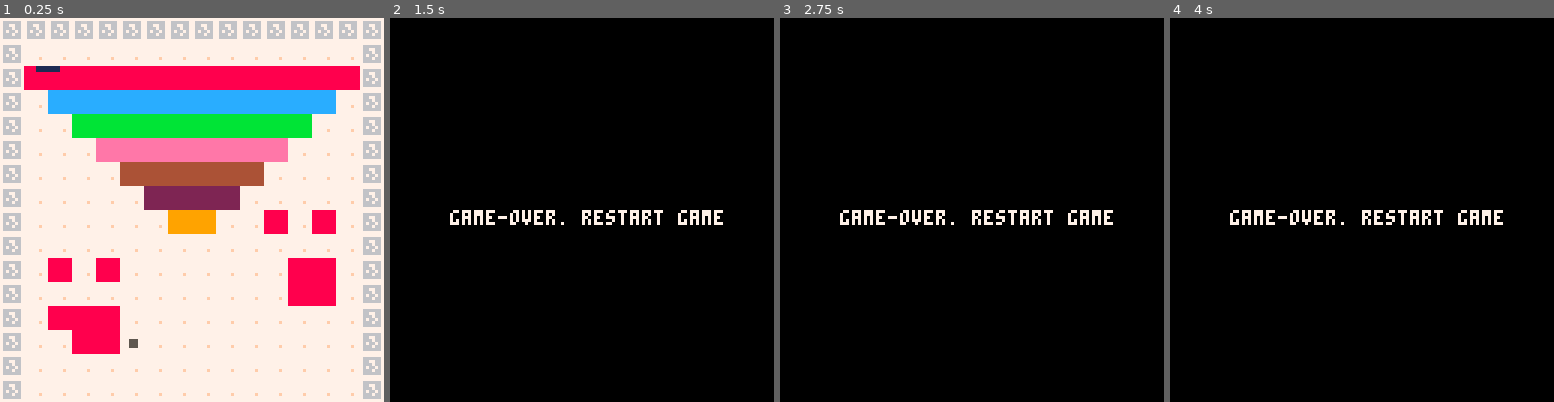
Above: before the commit, frames 1-4 (left to right).
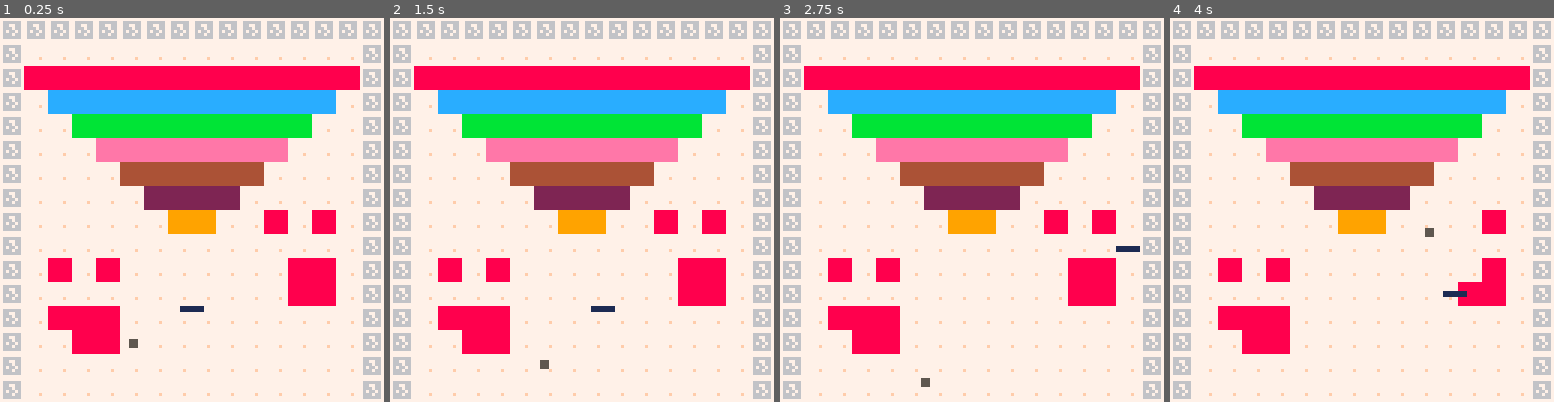
Above: after the commit, the same moments.

Repository: SriLikesToSing/Brick-Wrecker-Game
Game: PICO-8 cartridge src/brickWrecker.p8
Two runs of this game, one before a commit and one after it. Both use one fixed random seed, a clock stepped at 60 frames per second and the inputs below.
Inputs:
- Up to frame 1 (0.25 s): no input
- Up to frame 2 (1.5 s): no input
- Up to frame 3 (2.75 s): hold Right 1.6-2.1 s; hold Up 2.15-2.42 s; hold Right from 2.47 s (still down)
- Up to frame 4 (4 s): release Right at 3.03 s; hold Left 3.08-3.58 s; hold Down 3.63-3.97 s

The runs differ from the first frame. In frame 1, 0.2% of the frame differs, in the area x 9-54%, y 12-77%; in frame 2, 99%, in the area x 0-100%, y 0-100%; in frame 3, 99%; in frame 4, 99%.

Commit message:
working on counting the number of points, hard to measure since sprites are hard to count

Diff:
--- a/src/brickWrecker.p8
+++ b/src/brickWrecker.p8
@@ -5,8 +5,9 @@
 -- by sri.
 
 actor = {} -- all actors
-bricks=0
+bricks=89
 is_playing = true
+is_won = false
 
 -- make an actor
 -- and add to global collection
@@ -37,7 +38,7 @@
 function _init()
 
 	-- make paddle
-	pl = make_actor(3,2,2)
+	pl = make_actor(3,8,12)
 	pl.frames=4
 
 	-- make ball
@@ -156,7 +157,16 @@
 	if solid_area(a.x+dx, a.y+dy,
 				a.w, a.h,0) then
 				print("you hit it you bastard!")
-				mset(a.x+dx, a.y+dy, 2)
+				mset(a.x+dx+a.w, a.y+dy+a.h, 2)
+				mset(a.x+dx, a.y+dy,2)
+				mset(a.x, a.y, 2)
+				mset(a.x+a.w, a.y+a.h, 2)
+
+
+				if bricks == 90 then
+					is_won = true
+					is_playing = false
+				end
 				return true
 	end
 	return false
@@ -242,7 +252,6 @@
 		a.x += a.dx
 	else
 		a.dx *= -a.bounce
-		bricks+=1
 		sfx(1)
 	end
 
@@ -253,9 +262,10 @@
 		a.y += a.dy
 	else
 		a.dy *= -a.bounce
-		bricks+=1
 		sfx(1)
 	end
+
+
 
 	-- apply friction
 
@@ -325,12 +334,19 @@
 
 function _draw()
 	cls()
+	is_playing=true
+
 	if is_playing then
 		map()
 		foreach(actor,draw_actor)
-	else
-		print("game-over. restart game",20,64,7)
-	end
+	elseif is_won==true and is_playing == false then
+		print("you won you cheeky bastard, good job ◆", 20, 64, 7)
+
+	--else
+		--print("game-over. restart game",20,64,7)
+	end
+
+
 end
 __gfx__
 0000000077777777777777770000000000000000eeeeeeeebbbbbbbbcccccccc999999998888888844444444222222220000000000000000ffffffff00000000
@@ -342,7 +358,7 @@
 0000000076666667777777770000000000000000eeeeeeeebbbbbbbbcccccccc999999998888888844444444222222220000000001111110ffffffff00000000
 0000000077777777777777770000000000000000eeeeeeeebbbbbbbbcccccccc999999998888888844444444222222220000000000000000ffffffff00000000
 __gff__
-0002000100010101010101010000040000000000000000000000000000000000000000000000000000000000000000000000000000000000000000000000000000000000000000000000000000000000000000000000000000000000000000000000000000000000000000000000000000000000000000000000000000000000
+0002080100010101010101010000040000000000000000000000000000000000000000000000000000000000000000000000000000000000000000000000000000000000000000000000000000000000000000000000000000000000000000000000000000000000000000000000000000000000000000000000000000000000
 0000000000000000000000000000000000000000000000000000000000000000000000000000000000000000000000000000000000000000000000000000000000000000000000000000000000000000000000000000000000000000000000000000000000000000000000000000000000000000000000000000000000000000
 __map__
 0101010101010101010101010101010100000000000000000000000000000000000000000000000000000000000000000000000000000000000000000000000000000000000000000000000000000000000000000000000000000000000000000000000000000000000000000000000000000000000000000000000000000000
@@ -350,9 +366,9 @@
 0109090909090909090909090909090100000000000000000000000000000000000000000000000000000000000000000000000000000000000000000000000000000000000000000000000000000000000000000000000000000000000000000000000000000000000000000000000000000000000000000000000000000000
 0102070707070707070707070707020100000000000000000000000000000000000000000000000000000000000000000000000000000000000000000000000000000000000000000000000000000000000000000000000000000000000000000000000000000000000000000000000000000000000000000000000000000000
 0102020606060606060606060602020100000000000000000000000000000000000000000000000000000000000000000000000000000000000000000000000000000000000000000000000000000000000000000000000000000000000000000000000000000000000000000000000000000000000000000000000000000000
-0102020205050505050505050202020100000000000000000000000000000000000000000000000000000000000000000000000000000000000000000000000000000000000000000000000000000000000000000000000000000000000000000000000000000000000000000000000000000000000000000000000000000000
-01020202020a0a0a0a0a0a020202020100000000000000000000000000000000000000000000000000000000000000000000000000000000000000000000000000000000000000000000000000000000000000000000000000000000000000000000000000000000000000000000000000000000000000000000000000000000
-0102020202020b0b0b0b02020202020100000000000000000000000000000000000000000000000000000000000000000000000000000000000000000000000000000000000000000000000000000000000000000000000000000000000000000000000000000000000000000000000000000000000000000000000000000000
+0102020205050505050505050202020100000505050500000000000000000000000000000000000000000000000000000000000000000000000000000000000000000000000000000000000000000000000000000000000000000000000000000000000000000000000000000000000000000000000000000000000000000000
+01020202020a0a0a0a0a0a020202020100000005000500000000000000000000000000000000000000000000000000000000000000000000000000000000000000000000000000000000000000000000000000000000000000000000000000000000000000000000000000000000000000000000000000000000000000000000
+0102020202020b0b0b0b02020202020100000005000500000000000000000000000000000000000000000000000000000000000000000000000000000000000000000000000000000000000000000000000000000000000000000000000000000000000000000000000000000000000000000000000000000000000000000000
 0102020202020208080202090209020100000000000000000000000000000000000000000000000000000000000000000000000000000000000000000000000000000000000000000000000000000000000000000000000000000000000000000000000000000000000000000000000000000000000000000000000000000000
 0102020202020202020202020202020100000000000000000000000000000000000000000000000000000000000000000000000000000000000000000000000000000000000000000000000000000000000000000000000000000000000000000000000000000000000000000000000000000000000000000000000000000000
 0102090209020202020202020909020100000000000000000000000000000000000000000000000000000000000000000000000000000000000000000000000000000000000000000000000000000000000000000000000000000000000000000000000000000000000000000000000000000000000000000000000000000000
